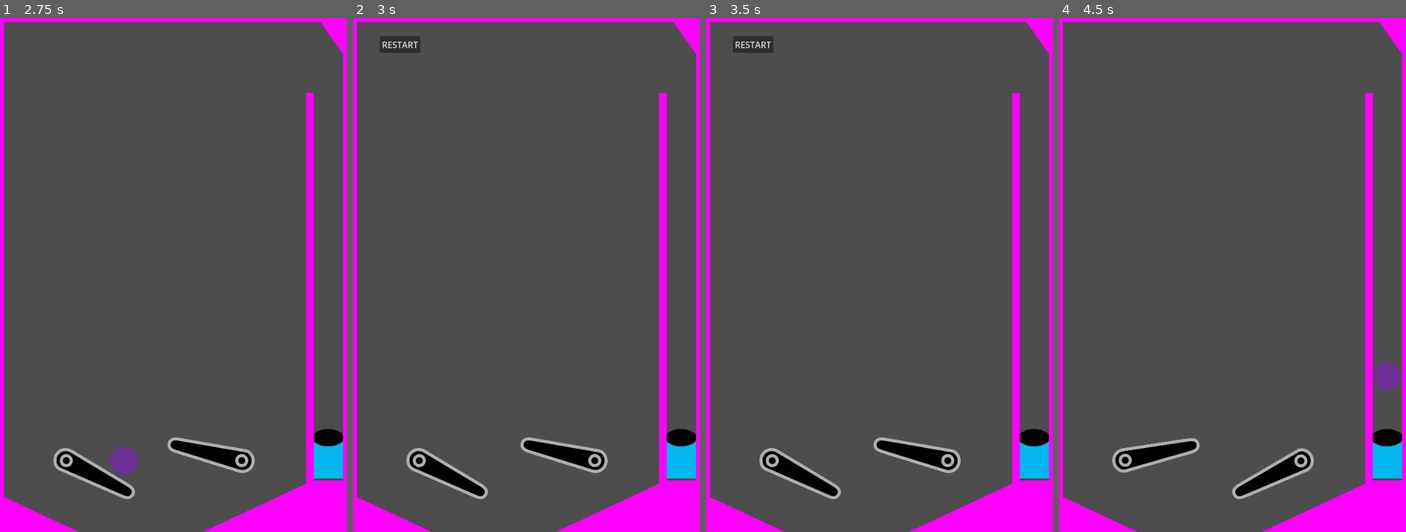
Above: before the commit, frames 1-4 (left to right).
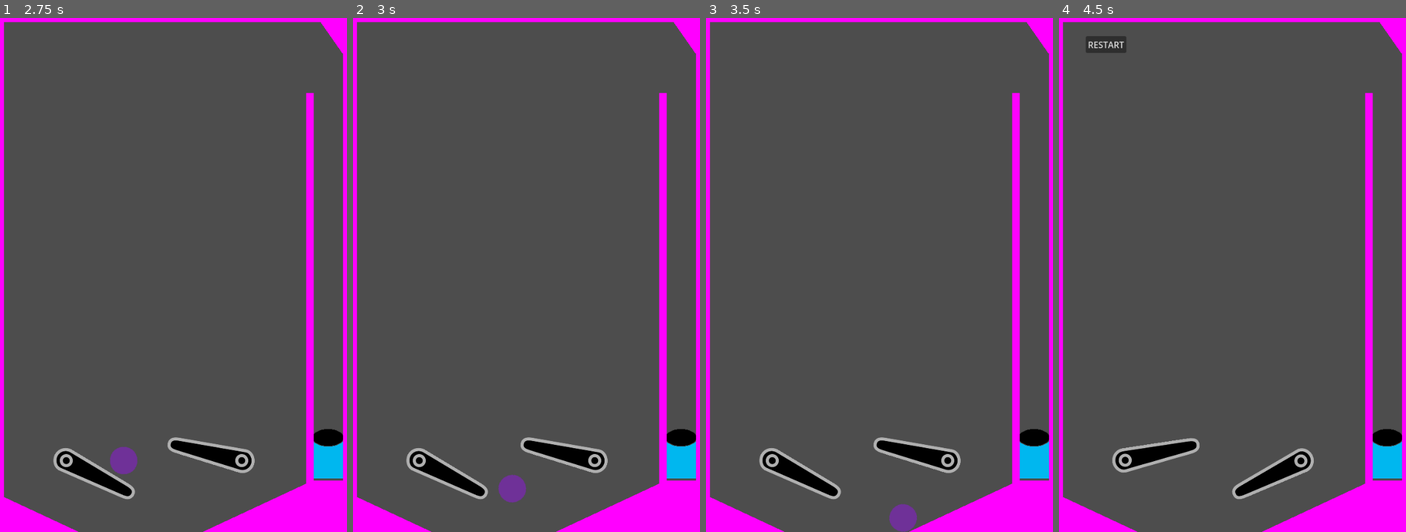
Above: after the commit, the same moments.

Repository: bsu-cs315/fp-team1-pinball
Game: Godot game, scene res://world/world.tscn
Two runs of this game, one before a commit and one after it. Both use one fixed random seed, a clock stepped at 60 frames per second and the inputs below.
Inputs (mouse positions are in pixels of both pictures, inside the frame that each line leads up to):
- Up to frame 1 (2.75 s): tap Enter at 0.5 s; hold E (right_flipper) 0.53-1.28 s; tap Space (launch) at 0.6, 1.35, 2.1 s; hold Q (left_flipper) 1.28-2.03 s; hold E (right_flipper) from 2.03 s (still down)
- Up to frame 2 (3 s): keep holding E (right_flipper); tap Space (launch) at 2.85 s
- Up to frame 3 (3.5 s): keep holding E (right_flipper)
- Up to frame 4 (4.5 s): release E (right_flipper) at 3.5 s; click (1107, 43) at 3.5 s, where only the run before the commit has a clickable "RESTART"; hold Q (left_flipper) from 4.28 s (still down); tap Space (launch) at 4.35 s

Frame 1 is identical in both runs. In frame 2, 0.7% of the frame differs, in the area x 7-50%, y 3-95%; in frame 3, 0.7%; in frame 4, 0.7%, in the area x 7-99%, y 3-73%.

Commit message:
The ball now collides with the flippers

Diff:
--- a/project/flippers/flipper_left.tscn
+++ b/project/flippers/flipper_left.tscn
@@ -1,7 +1,9 @@
-[gd_scene load_steps=5 format=3 uid="uid://csrp23ke64f4b"]
+[gd_scene load_steps=6 format=3 uid="uid://csrp23ke64f4b"]
 
 [ext_resource type="Script" path="res://flippers/flipper_left.gd" id="1_2sh5h"]
 [ext_resource type="Texture2D" uid="uid://ge0re0nh3n63" path="res://flippers/flipper.png" id="2_3m607"]
+
+[sub_resource type="PhysicsMaterial" id="PhysicsMaterial_7jbh8"]
 
 [sub_resource type="RectangleShape2D" id="RectangleShape2D_x5bfw"]
 size = Vector2(254.513, 44.1045)
@@ -9,8 +11,9 @@
 [sub_resource type="CircleShape2D" id="CircleShape2D_b8i7d"]
 radius = 27.0
 
-[node name="flipper_left" type="Node2D"]
+[node name="flipper_left" type="StaticBody2D"]
 scale = Vector2(0.5, 0.5)
+physics_material_override = SubResource("PhysicsMaterial_7jbh8")
 script = ExtResource("1_2sh5h")
 metadata/_edit_group_ = true
 
--- a/project/flippers/flipper_right.tscn
+++ b/project/flippers/flipper_right.tscn
@@ -1,7 +1,9 @@
-[gd_scene load_steps=5 format=3 uid="uid://sqjfptvf1vkw"]
+[gd_scene load_steps=6 format=3 uid="uid://sqjfptvf1vkw"]
 
 [ext_resource type="Script" path="res://flippers/flipper_right.gd" id="1_p3mi5"]
 [ext_resource type="Texture2D" uid="uid://ge0re0nh3n63" path="res://flippers/flipper.png" id="2_gfs6y"]
+
+[sub_resource type="PhysicsMaterial" id="PhysicsMaterial_td0fs"]
 
 [sub_resource type="RectangleShape2D" id="RectangleShape2D_x5bfw"]
 size = Vector2(254.513, 40.8878)
@@ -9,8 +11,9 @@
 [sub_resource type="CircleShape2D" id="CircleShape2D_b8i7d"]
 radius = 27.0
 
-[node name="flipper_right" type="Node2D"]
+[node name="flipper_right" type="StaticBody2D"]
 scale = Vector2(0.5, 0.5)
+physics_material_override = SubResource("PhysicsMaterial_td0fs")
 script = ExtResource("1_p3mi5")
 metadata/_edit_group_ = true
 
